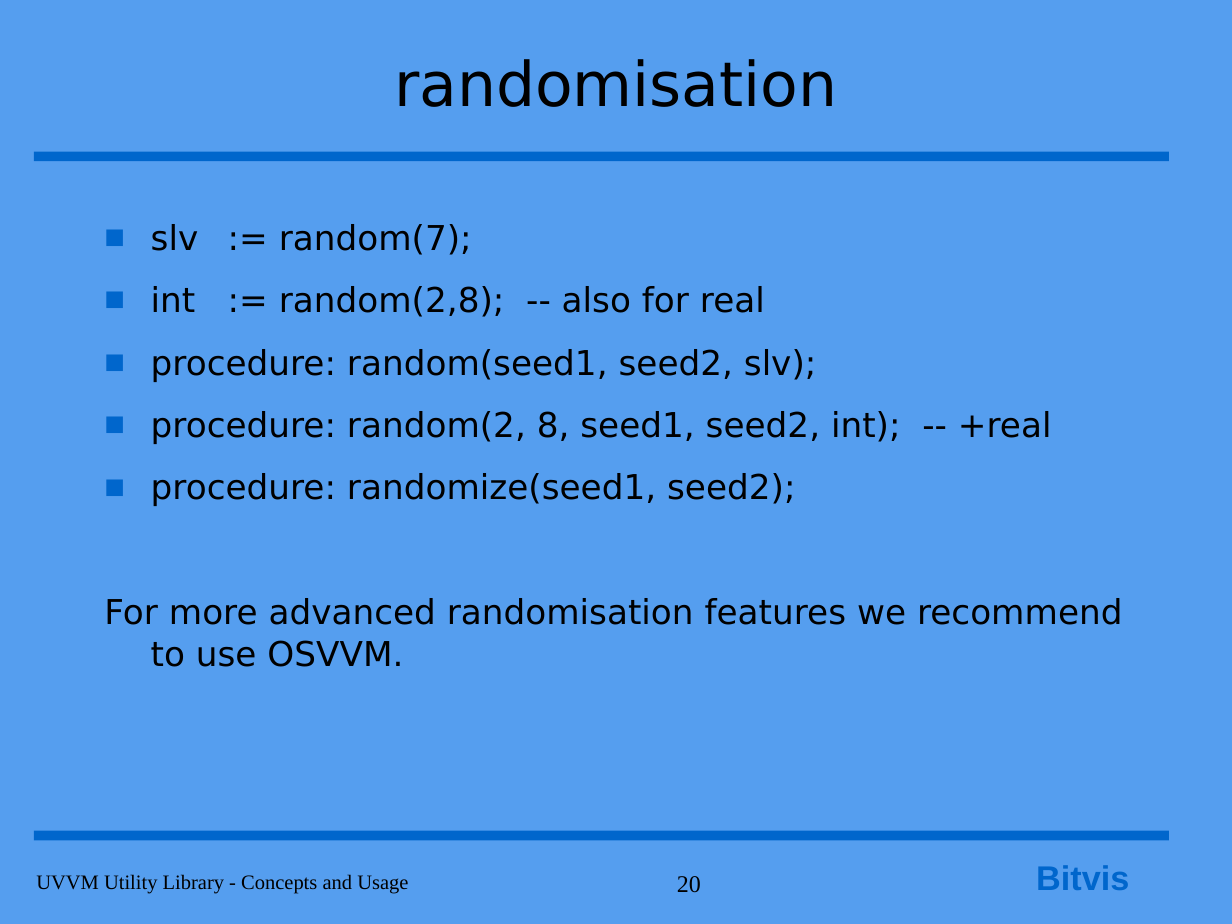
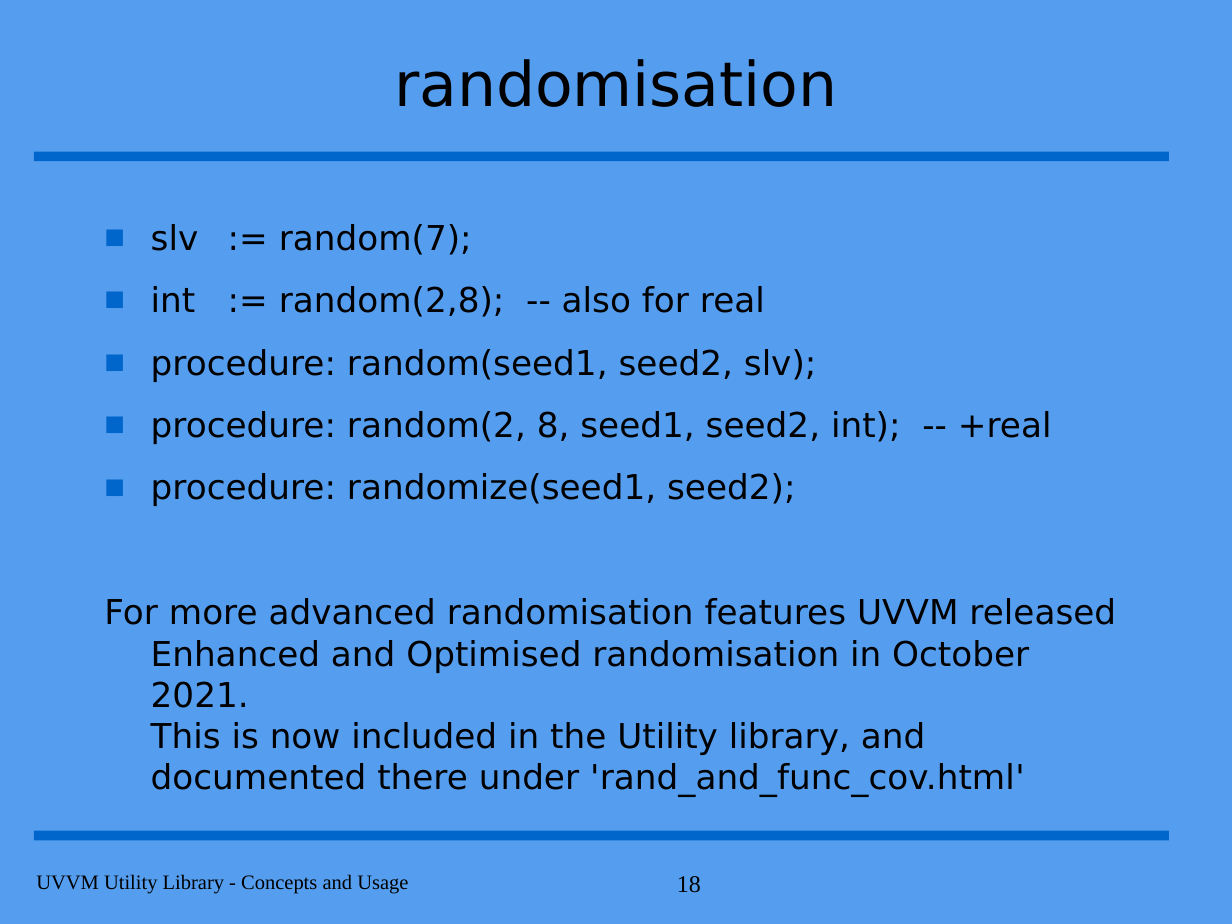
Before and after one commit to UVVM/UVVM, a slide deck: slide 18 of uvvm_util/doc/UVVM_Utility_Library_Concepts_and_Usage.pps (slide 20 before the commit). Drawn at 1232x924 pixels with LibreOffice and Linux fonts; fonts in the diff are those of the drawing; background and template pictures are left out. Boxes give left, top, right and bottom in pixels: in the first picture for what was removed or moved away, otherwise in the second. Text is boxed around its words. In the diff, an @@ line names an element or a change of style, - is before the commit and + after.

Commit message:
Fjernet OSVVM + ryddet opp en del

```diff
--- a/uvvm_util/doc/UVVM_Utility_Library_Concepts_and_Usage.pps
+++ b/uvvm_util/doc/UVVM_Utility_Library_Concepts_and_Usage.pps
@@ text at [104, 598, 1116, 796]: text changed @@
-For more advanced randomisation features we recommend to use OSVVM.
+For more advanced randomisation features UVVM released Enhanced and Optimised randomisation in October 2021.
+This is now included in the Utility library, and documented there under 'rand_and_func_cov.html'
@@ text removed at [1036, 865, 1129, 890] @@
-Bitvis
@@ page number at [677, 876, 701, 893]: text changed @@
-20
+18
```
Also in this commit, not shown: 32 other slides changed, 2 slides removed, 3 other files.
